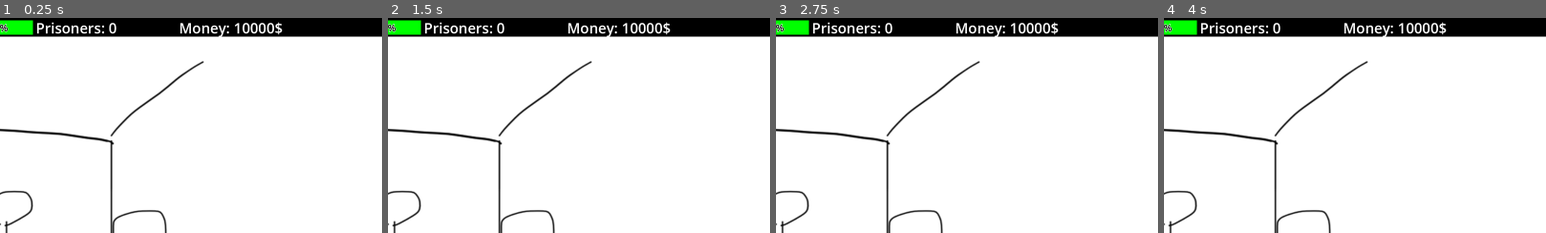
Above: before the commit, frames 1-4 (left to right).
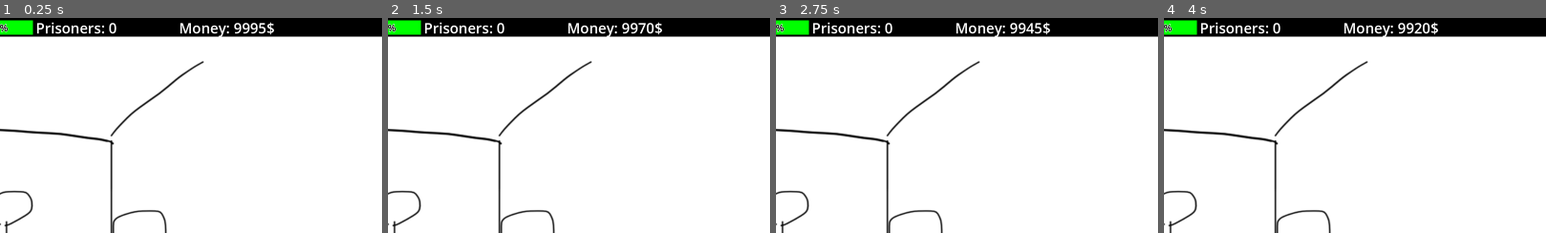
Above: after the commit, the same moments.

Repository: ShroomySquid/Ludum_Dare
Game: Godot game, scene res://node_2d.tscn
The game is run twice, just before and just after one commit, with the same random seed, the same clock (stepped at 60 frames per second) and the same inputs.
Inputs:
- Up to frame 1 (0.25 s): no input
- Up to frame 2 (1.5 s): tap Enter at 0.5 s; tap Space at 1.25 s
- Up to frame 3 (2.75 s): tap Enter at 2 s
- Up to frame 4 (4 s): tap Space at 2.75 s; tap Enter at 3.5 s
The pictures show only the part of the screen within x 50-100%, y 0-50%; the shares and areas given below are measured in that part.

The runs differ from the first frame. In frame 1, 0.4% of the frame differs, in the area x 61-74%, y 1-8%; in frame 2, 0.3%; in frame 3, 0.4%; in frame 4, 0.3%.

Commit message:
random changes

Diff:
--- a/ui_prototype/Control.gd
+++ b/ui_prototype/Control.gd
@@ -45,7 +45,22 @@
 	resources.add_re(Resources.r.GOLD, 10 * delta * cultists_in_job)
 	global_timer += delta
 	if (global_timer >= 900):
-		print("Game complete.")
+		if (resources.get_re(Resources.r.MAGIC) >= 1000000):
+			print("cori tier")
+		elif (resources.get_re(Resources.r.MAGIC) >= 100000):
+			print("damn good")
+		elif (resources.get_re(Resources.r.MAGIC) >= 10000):
+			print("fine")
+		elif (resources.get_re(Resources.r.MAGIC) >= 1000):
+			print("trash")
+		elif (resources.get_re(Resources.r.MAGIC) >= 1000):
+			print("you really bloody suck")
+		elif (resources.get_re(Resources.r.MAGIC) >= 100):
+			print("you didn't even try")
+		elif (resources.get_re(Resources.r.MAGIC) >= 10):
+			print("you had to try to be this bad")
+		elif (resources.get_re(Resources.r.MAGIC) >= 1):
+			print("how")
 	if (resources.get_re(Resources.r.MAGIC) >= cultists_in_ritual * 100):
 		resources.sub_re(Resources.r.MAGIC, (resources.get_re(Resources.r.MAGIC) - cultists_in_ritual * 100) * delta)
 	else:
@@ -66,3 +81,4 @@
 		peak_magic = resources.get_re(Resources.r.MAGIC)
 	if (resources.get_re(Resources.r.MAGIC) < peak_magic / 2):
 		resources.sub_re(Resources.r.LOYALTY, delta)
+	resources.sub_re(Resources.r.GOLD, (resources.get_re(Resources.r.CULTISTS) - cultists_in_job) * delta)
